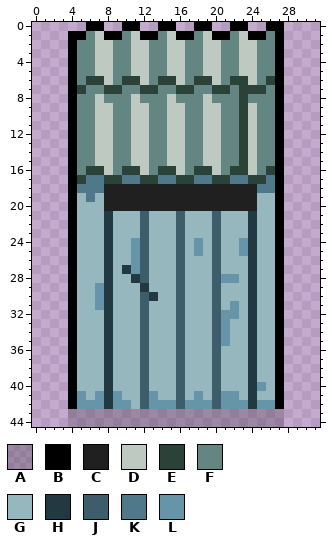
Pixel-art sprite -- palmesneo_village/palmesneo_village/Content/Items/toilet.png. The picture above is the old version.
The file is 32x45 pixels.
Palette (. is transparent): A #00000033  B #000000  C #202020  D #bec9c1  E #2a4238  F #638683  G #96b7be  H #223942  J #3d5d6b  K #4f798b  L #6695aa
New version:
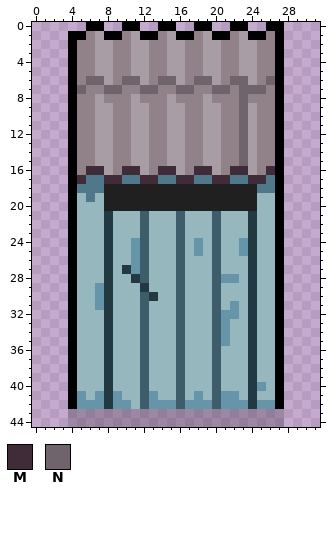
Colours new in this view: M #402b38  N #6f646b
From old to new:
{"colour":"D","old":"#bec9c1","new":"#a89da4"}
{"colour":"F","old":"#638683","new":"#918188"}
{"y":6,"x":6,"old":"EE","new":"NN"}
{"y":6,"x":10,"old":"EE","new":"NN"}
{"y":6,"x":14,"old":"EE","new":"NN"}
{"y":6,"x":18,"old":"EE","new":"NN"}
{"y":6,"x":22,"old":"EE","new":"NN"}
{"y":6,"x":26,"old":"E","new":"N"}
{"y":7,"x":5,"old":"E","new":"N"}
{"y":7,"x":8,"old":"EE","new":"NN"}
{"y":7,"x":12,"old":"EE","new":"NN"}
{"y":7,"x":16,"old":"EE","new":"NN"}
{"y":7,"x":20,"old":"EE","new":"NN"}
{"y":7,"x":23,"old":"EEE","new":"NNN"}
{"y":8,"x":23,"old":"E","new":"N"}
{"y":9,"x":23,"old":"E","new":"N"}
{"y":10,"x":23,"old":"E","new":"N"}
{"y":11,"x":23,"old":"E","new":"N"}
{"y":12,"x":23,"old":"E","new":"N"}
{"y":13,"x":23,"old":"E","new":"N"}
{"y":14,"x":23,"old":"E","new":"N"}
{"y":15,"x":23,"old":"E","new":"N"}
{"y":16,"x":6,"old":"EE","new":"MM"}
{"y":16,"x":10,"old":"EE","new":"MM"}
{"y":16,"x":14,"old":"EE","new":"MM"}
{"y":16,"x":18,"old":"EE","new":"MM"}
{"y":16,"x":22,"old":"EE","new":"MM"}
{"y":16,"x":26,"old":"E","new":"M"}
{"y":17,"x":5,"old":"E","new":"M"}
{"y":17,"x":8,"old":"EE","new":"MM"}
{"y":17,"x":12,"old":"EE","new":"MM"}
{"y":17,"x":16,"old":"EE","new":"MM"}
{"y":17,"x":20,"old":"EE","new":"MM"}
{"y":17,"x":24,"old":"EE","new":"MM"}
{"label":"changed","picture_box":[77,31,275,184]}
